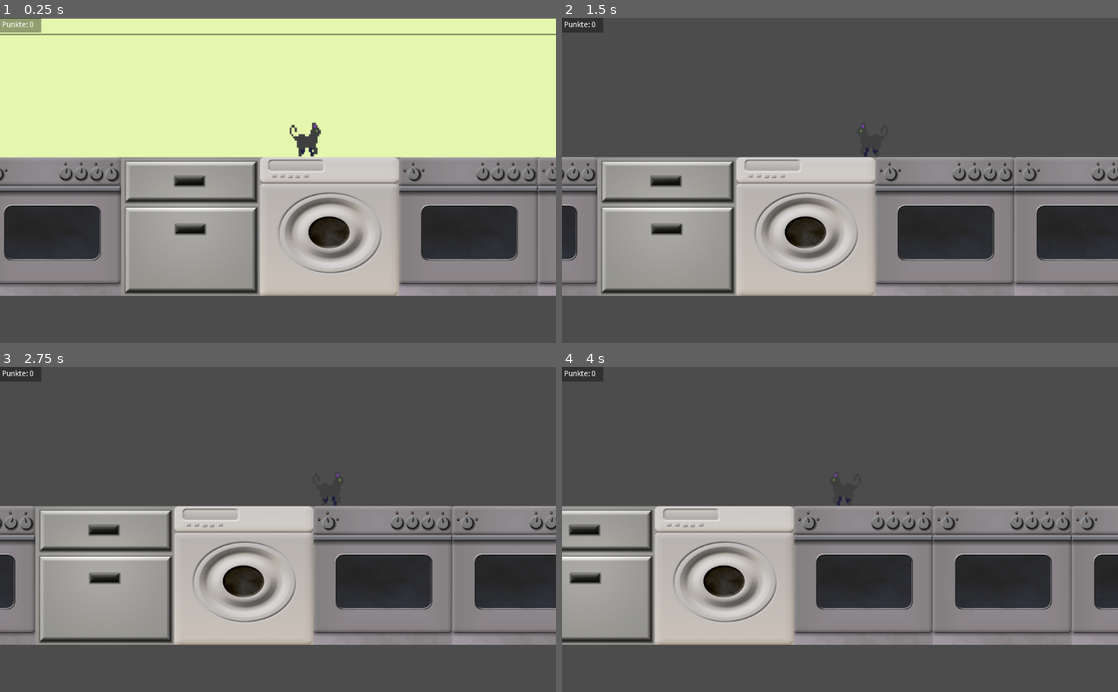
Above: before the commit, frames 1-4 (two rows, left to right).
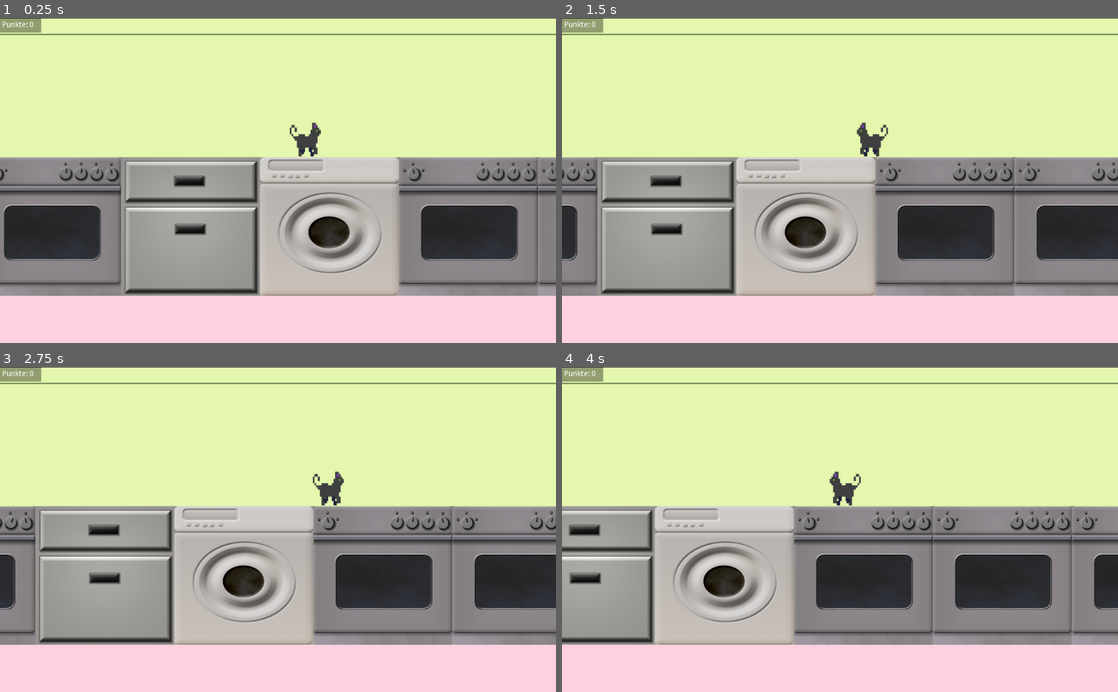
Above: after the commit, the same moments.

Repository: winnerbyhabit/bifigamejam18
Game: Godot game, scene res://BossLevel.tscn
Two runs of this game, one before a commit and one after it. Both use one fixed random seed, a clock stepped at 60 frames per second and the inputs below. This scene is started directly instead of the project's main scene.
Inputs:
- Up to frame 1 (0.25 s): no input
- Up to frame 2 (1.5 s): hold Right (player_right) 0.53-1.28 s; hold Space (player_hit) 0.53-1.28 s; hold Left (player_left) from 1.28 s (still down); tap Space (player_hit) at 1.35 s
- Up to frame 3 (2.75 s): release Left (player_left) at 2.03 s; hold Right (player_right) from 2.03 s (still down); hold Space (player_hit) from 2.03 s (still down)
- Up to frame 4 (4 s): release Space (player_hit) at 2.78 s; tap Space (player_hit) at 2.85 s; release Right (player_right) at 3.53 s; hold Left (player_left) from 3.53 s (still down); hold Space (player_hit) from 3.53 s (still down)

The runs differ from the first frame. In frame 1, 15% of the frame differs, in the area x 0-100%, y 85-100%; in frame 2, 57%, in the area x 0-100%, y 0-100%; in frame 3, 57%; in frame 4, 57%.
Error before the commit: Invalid get index 'position' (on base: 'null instance'). (res://BossLevel.gd:26)

Commit message:
bosslevel update

Diff:
--- a/BossLevel.tscn
+++ b/BossLevel.tscn
@@ -1,12 +1,14 @@
-[gd_scene load_steps=6 format=2]
+[gd_scene load_steps=8 format=2]
 
 [ext_resource path="res://BossLevel.gd" type="Script" id=1]
 [ext_resource path="res://assets/kitchen_customs/wallpaper/Pared.png" type="Texture" id=2]
-[ext_resource path="res://Player.tscn" type="PackedScene" id=3]
-[ext_resource path="res://Tileset.tres" type="TileSet" id=4]
-[ext_resource path="res://TileMap.gd" type="Script" id=5]
+[ext_resource path="res://assets/kitchen_customs/floor/floor.png" type="Texture" id=3]
+[ext_resource path="res://Player.tscn" type="PackedScene" id=4]
+[ext_resource path="res://Tileset.tres" type="TileSet" id=5]
+[ext_resource path="res://TileMap.gd" type="Script" id=6]
+[ext_resource path="res://sounds/344265__inspectorj__glass-smash-bottle-d.wav" type="AudioStream" id=7]
 
-[node name="BossLevel" type="Node"]
+[node name="BossLevel" type="Node" index="0"]
 
 script = ExtResource( 1 )
 bottom_height = 500
@@ -21,7 +23,15 @@
 region_rect = Rect2( 0, 0, 1792, 300 )
 _sections_unfolded = [ "Region" ]
 
-[node name="Player" parent="." index="1" instance=ExtResource( 3 )]
+[node name="bg_floor" type="Sprite" parent="." index="1"]
+
+position = Vector2( 43.3736, 500.778 )
+texture = ExtResource( 3 )
+region_enabled = true
+region_rect = Rect2( 0, 0, 1792, 200 )
+_sections_unfolded = [ "Region" ]
+
+[node name="Player" parent="." index="2" instance=ExtResource( 4 )]
 
 position = Vector2( 32.2175, 223.402 )
 speed = 200
@@ -53,12 +63,12 @@
 editor_draw_limits = false
 editor_draw_drag_margin = false
 
-[node name="TileMap" type="TileMap" parent="." index="2" groups=[
+[node name="TileMap" type="TileMap" parent="." index="3" groups=[
 "wall",
 ]]
 
 mode = 0
-tile_set = ExtResource( 4 )
+tile_set = ExtResource( 5 )
 cell_size = Vector2( 256, 256 )
 cell_quadrant_size = 16
 cell_custom_transform = Transform2D( 1, 0, 0, 1, 0, 0 )
@@ -82,3 +92,13 @@
 tile_coordinates = Vector2( -5, 1 )
 start_tiles = 10
 number_of_tiles = 3
+
+[node name="destroy_bottle" type="AudioStreamPlayer2D" parent="." index="4"]
+
+stream = ExtResource( 7 )
+volume_db = 0.0
+autoplay = false
+max_distance = 2000.0
+attenuation = 1.0
+bus = "Master"
+area_mask = 1
--- a/Glass.tscn
+++ b/Glass.tscn
@@ -1,15 +1,16 @@
-[gd_scene load_steps=5 format=2]
+[gd_scene load_steps=6 format=2]
 
 [ext_resource path="res://Bottle.gd" type="Script" id=1]
 [ext_resource path="res://assets/bottles/glass.png" type="Texture" id=2]
 [ext_resource path="res://glass_particles.tscn" type="PackedScene" id=3]
+[ext_resource path="res://assets/bottles/glass_scherbe_weiss.png" type="Texture" id=4]
 
 [sub_resource type="RectangleShape2D" id=1]
 
 custom_solver_bias = 0.0
 extents = Vector2( 10, 10 )
 
-[node name="Glass" type="RigidBody2D" index="0" groups=[
+[node name="Glass" type="RigidBody2D" groups=[
 "bottle",
 ]]
 
@@ -47,6 +48,8 @@
 
 [node name="particles" parent="." index="2" instance=ExtResource( 3 )]
 
+texture = ExtResource( 4 )
+
 [node name="Timer" type="Timer" parent="." index="3"]
 
 process_mode = 1
--- a/Level.tscn
+++ b/Level.tscn
@@ -9,7 +9,7 @@
 [ext_resource path="res://sounds/background/cat_song.wav" type="AudioStream" id=7]
 [ext_resource path="res://sounds/344265__inspectorj__glass-smash-bottle-d.wav" type="AudioStream" id=8]
 
-[node name="Level" type="Node" index="0"]
+[node name="Level" type="Node"]
 
 script = ExtResource( 1 )
 bottom_height = 500
@@ -93,7 +93,6 @@
 
 stream = ExtResource( 7 )
 volume_db = 1.0
-pitch_scale = 1.0
 autoplay = true
 mix_target = 0
 bus = "Master"
@@ -102,7 +101,6 @@
 
 stream = ExtResource( 8 )
 volume_db = 0.0
-pitch_scale = 1.0
 autoplay = false
 mix_target = 0
 bus = "Master"
Not shown: 1 places in BossLevel.tscn that only renumber resources
Binary file changed: assets/bottles/glass_scherbe.png
Binary file added: assets/bottles/glass_scherbe_weiss.png
